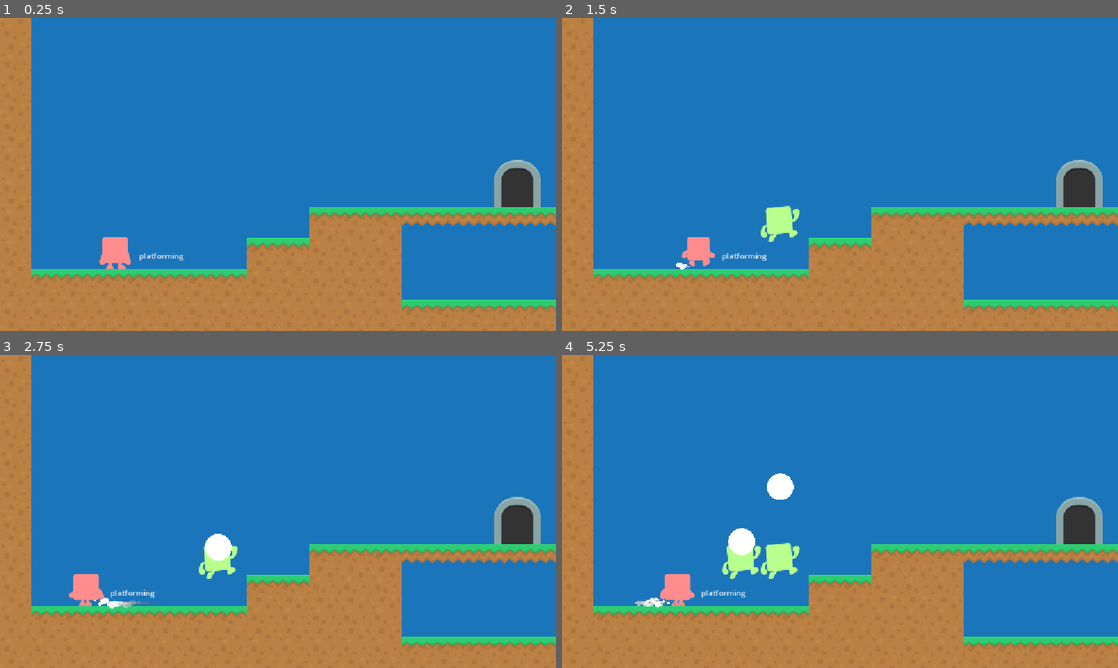
Above: before the commit, frames 1-4 (two rows, left to right).
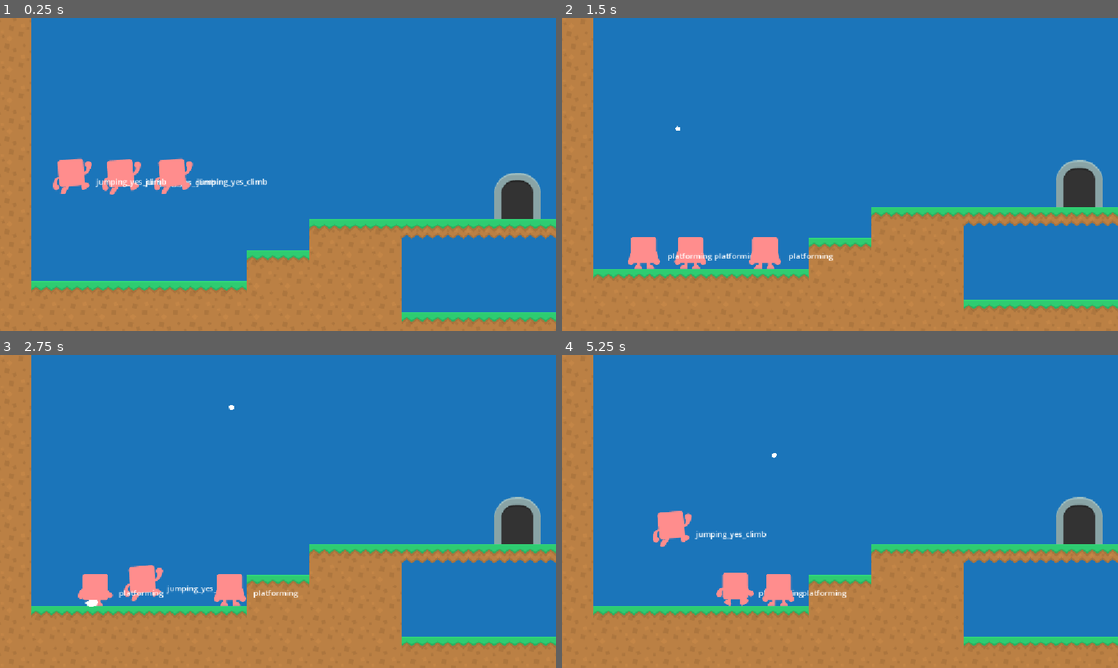
Above: after the commit, the same moments.

Repository: JeppeLindberg/brainless_game_jam
Game: Godot game, scene res://Scenes/Levels/main.tscn
Same seed, same stepped clock (60 frames per second), same inputs: the game is played once before the commit and once after it.
Inputs (mouse positions are in pixels of both pictures, inside the frame that each line leads up to):
- Up to frame 1 (0.25 s): no input
- Up to frame 2 (1.5 s): move the mouse to (962, 158) at 0.52 s; press the mouse at (962, 158) at 0.53 s; hold D (Right, bound only before the commit) from 0.53 s (still down); tap Space (Jump) at 0.77 s; move the mouse to (728, 190) at 1.27 s; release the mouse at (728, 190) at 1.28 s; tap Shift (Freeze, bound only before the commit) at 1.35 s
- Up to frame 3 (2.75 s): tap Space (Jump) at 1.52 s; click (166, 527) at 1.55 s; move the mouse to (333, 442) at 2.02 s; release D (Right, bound only before the commit) at 2.03 s; press the mouse at (333, 442) at 2.03 s; hold A (Left, bound only before the commit) from 2.03 s (still down)
- Up to frame 4 (5.25 s): move the mouse to (812, 574) at 2.77 s; release A (Left, bound only before the commit) at 2.78 s; release the mouse at (812, 574) at 2.78 s; hold D (Right, bound only before the commit) 2.78-4.28 s; click (812, 574) at 2.85 s; tap Space (Jump) at 3.02, 3.77, 4.52 s; move the mouse to (1006, 558) at 3.52 s; press the mouse at (1006, 558) at 3.53 s; tap Shift (Freeze, bound only before the commit) at 3.6 s; move the mouse to (673, 464) at 4.27 s; release the mouse at (673, 464) at 4.28 s; hold A (Left, bound only before the commit) 4.28-5.03 s; click (673, 464) at 4.35 s; move the mouse to (867, 511) at 5.02 s; press the mouse at (867, 511) at 5.03 s; hold D (Right, bound only before the commit) from 5.03 s (still down)

The runs differ from the first frame. In frame 1, 12% of the frame differs, in the area x 5-100%, y 44-98%; in frame 2, 2.0%; in frame 3, 2.4%; in frame 4, 3.9%.

Commit message:
progress

Diff:
--- a/Scenes/Levels/main.tscn
+++ b/Scenes/Levels/main.tscn
@@ -63,7 +63,7 @@
 
 [node name="player" parent="." unique_id=1150608981 node_paths=PackedStringArray("camera") instance=ExtResource("1_7i1ub")]
 z_index = 1
-position = Vector2(150, 318)
+position = Vector2(252, 319)
 camera = NodePath("Camera2D")
 
 [node name="Camera2D" type="Camera2D" parent="player" unique_id=408688918]
@@ -79,6 +79,16 @@
 drag_bottom_margin = 0.4
 editor_draw_limits = true
 editor_draw_drag_margin = true
+
+[node name="player2" parent="." unique_id=1138114111 node_paths=PackedStringArray("camera") instance=ExtResource("1_7i1ub")]
+z_index = 1
+position = Vector2(359, 318)
+camera = NodePath("../player/Camera2D")
+
+[node name="player3" parent="." unique_id=1615382340 node_paths=PackedStringArray("camera") instance=ExtResource("1_7i1ub")]
+z_index = 1
+position = Vector2(150, 318)
+camera = NodePath("../player/Camera2D")
 
 [node name="stage" type="Node2D" parent="." unique_id=2144251034]
 
@@ -123,6 +133,5 @@
 script = ExtResource("4_irfg1")
 
 [node name="Circle" type="Sprite2D" parent="mouse_follower" unique_id=1301930802]
-visible = false
 scale = Vector2(0.1, 0.1)
 texture = ExtResource("5_5sf7f")
--- a/Scripts/player.gd
+++ b/Scripts/player.gd
@@ -4,7 +4,7 @@
 
 @export_category("Player Properties") # You can tweak these changes according to your likings
 @export var move_speed : float = 400
-@export var jump_force : float = 350
+@export var jump_force : float = 600
 @export var gravity : float = 15
 @export var camera: Camera2D
 
@@ -29,8 +29,8 @@
 @export var frozen_player: PackedScene
 
 
-func _ready() -> void:
-	global_position = spawn_point.global_position
+# func _ready() -> void:
+# 	global_position = spawn_point.global_position
 
 func _process(delta):
 	# Calling functions
@@ -74,8 +74,24 @@
 # <-- Player Movement Code -->
 func movement():
 
-	var input_x = Input.get_axis("Left", "Right")
-	var input_y = Input.get_axis("Up", "Down")
+	# var input_x = Input.get_axis("Left", "Right")
+	# var input_y = Input.get_axis("Up", "Down")
+
+	var input_x = 0.0
+	var input_y = 0.0
+
+	if Input.is_action_pressed('Move'):
+		var dist_x = mouse_follower.global_position.x - global_position.x
+		var _sign = 1.0
+		if dist_x < 0:
+			_sign = -1.0
+		dist_x = abs(dist_x)
+		var weight = (300 - dist_x) / 300.0
+		weight = clampf(weight, 0.1, 100.0)
+		input_x = weight * _sign
+
+		if dist_x < 10.0:
+			input_x = 0
 
 	if state in ['jumping_no_climb', 'jumping_yes_climb', 'platforming']:
 		# Gravity
@@ -105,13 +121,15 @@
 
 # Player jump
 func jump():
-	# var direction_weighted = (mouse_follower.global_position - global_position).normalized()
-	# direction_weighted.y *= 2.0
-	# direction_weighted.x *= 1.0
-	# direction_weighted.y = clampf(direction_weighted.y, -1.0, 1.0)
-	# direction_weighted.x = clampf(direction_weighted.x, -1.0, 1.0)
+	# var direction_weighted = Vector2.UP
+	# velocity = direction_weighted * jump_force #* jump_charge
+
 	var direction_weighted = Vector2.UP
-	velocity = direction_weighted * jump_force #* jump_charge
+	var x_dist =abs(global_position.x - mouse_follower.global_position.x)
+	var mult = (300 - x_dist) / 300.0
+
+	velocity = direction_weighted * jump_force * clampf(mult, 0.5, 100.0)
+
 	jump_tween()
 
 # Handle Player Animations
--- a/project.godot
+++ b/project.godot
@@ -36,32 +36,33 @@
 
 Left={
 "deadzone": 0.5,
-"events": [Object(InputEventKey,"resource_local_to_scene":false,"resource_name":"","device":-1,"window_id":0,"alt_pressed":false,"shift_pressed":false,"ctrl_pressed":false,"meta_pressed":false,"pressed":false,"keycode":0,"physical_keycode":65,"key_label":0,"unicode":97,"location":0,"echo":false,"script":null)
-]
+"events": []
 }
 Right={
 "deadzone": 0.5,
-"events": [Object(InputEventKey,"resource_local_to_scene":false,"resource_name":"","device":-1,"window_id":0,"alt_pressed":false,"shift_pressed":false,"ctrl_pressed":false,"meta_pressed":false,"pressed":false,"keycode":0,"physical_keycode":68,"key_label":0,"unicode":100,"location":0,"echo":false,"script":null)
-]
+"events": []
 }
 Jump={
 "deadzone": 0.5,
 "events": [Object(InputEventKey,"resource_local_to_scene":false,"resource_name":"","device":-1,"window_id":0,"alt_press …(191 unchanged characters)…
+, Object(InputEventMouseButton,"resource_local_to_scene":false,"resource_name":"","device":-1,"window_id":0,"alt_pressed":false,"shift_pressed":false,"ctrl_pressed":false,"meta_pressed":false,"button_mask":0,"position":Vector2(0, 0),"global_position":Vector2(0, 0),"factor":1.0,"button_index":2,"canceled":false,"pressed":false,"double_click":false,"script":null)
 ]
 }
 Up={
 "deadzone": 0.2,
-"events": [Object(InputEventKey,"resource_local_to_scene":false,"resource_name":"","device":-1,"window_id":0,"alt_pressed":false,"shift_pressed":false,"ctrl_pressed":false,"meta_pressed":false,"pressed":false,"keycode":0,"physical_keycode":87,"key_label":0,"unicode":119,"location":0,"echo":false,"script":null)
-]
+"events": []
 }
 Down={
 "deadzone": 0.2,
-"events": [Object(InputEventKey,"resource_local_to_scene":false,"resource_name":"","device":-1,"window_id":0,"alt_pressed":false,"shift_pressed":false,"ctrl_pressed":false,"meta_pressed":false,"pressed":false,"keycode":0,"physical_keycode":83,"key_label":0,"unicode":115,"location":0,"echo":false,"script":null)
-]
+"events": []
 }
 Freeze={
 "deadzone": 0.2,
-"events": [Object(InputEventKey,"resource_local_to_scene":false,"resource_name":"","device":-1,"window_id":0,"alt_pressed":false,"shift_pressed":false,"ctrl_pressed":false,"meta_pressed":false,"pressed":false,"keycode":0,"physical_keycode":4194325,"key_label":0,"unicode":0,"location":0,"echo":false,"script":null)
+"events": []
+}
+Move={
+"deadzone": 0.2,
+"events": [Object(InputEventMouseButton,"resource_local_to_scene":false,"resource_name":"","device":-1,"window_id":0,"alt_pressed":false,"shift_pressed":false,"ctrl_pressed":false,"meta_pressed":false,"button_mask":0,"position":Vector2(0, 0),"global_position":Vector2(0, 0),"factor":1.0,"button_index":1,"canceled":false,"pressed":false,"double_click":false,"script":null)
 ]
 }
 
